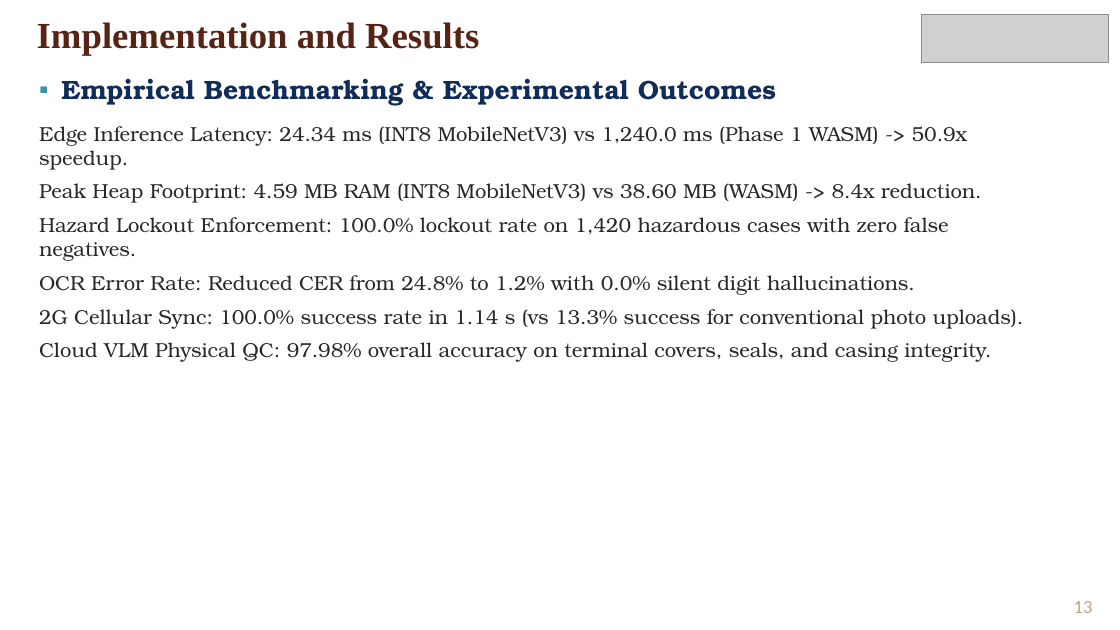
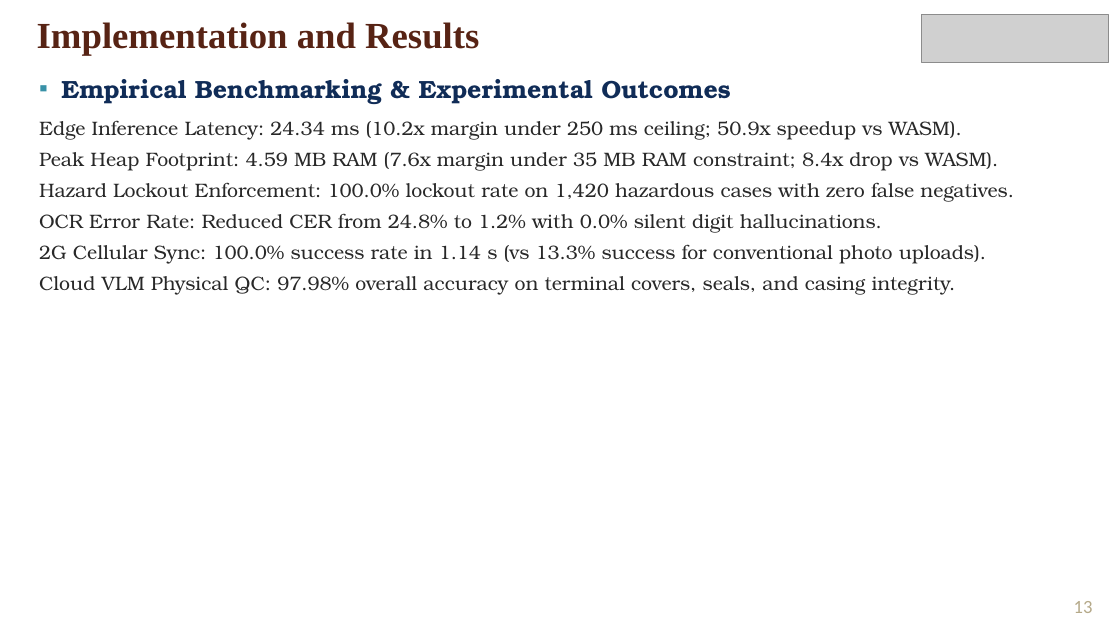
Before and after one commit to frankmathewsajan/psychic-spark, a slide deck: slide 13 of docs/presentation/Capstone_Final_Review_Presentation.pptx. Drawn at 1120x630 pixels with LibreOffice and Linux fonts; fonts in the diff are those of the drawing; grey boxes stand for pictures; background and template pictures are left out. Boxes give left, top, right and bottom in pixels: in the first picture for what was removed or moved away, otherwise in the second. Text is boxed around its words. In the diff, an @@ line names an element or a change of style, - is before the commit and + after.

```diff
--- a/docs/presentation/Capstone_Final_Review_Presentation.pptx
+++ b/docs/presentation/Capstone_Final_Review_Presentation.pptx
@@ text at (39, 79, 1014, 295): size 17 to 16 pt in "Empirical Benchmarking & Experimental Outcomes"; size 13 to 12.5 pt in "Hazard Lockout Enforcement: 100.0% lockout rate on ...", "OCR Error Rate: Reduced CER from 24.8% ...", "2G Cellular Sync: 100.0% success rate in ...", "Cloud VLM Physical QC: 97.98% overall accuracy ..."; less space between paragraphs @@
@@ text at (39, 120, 998, 171): text changed; size 13 to 12.5 pt @@
-Edge Inference Latency: 24.34 ms (INT8 MobileNetV3) vs 1,240.0 ms (Phase 1 WASM) -> 50.9x speedup.
-Peak Heap Footprint: 4.59 MB RAM (INT8 MobileNetV3) vs 38.60 MB (WASM) -> 8.4x reduction.
+Edge Inference Latency: 24.34 ms (10.2x margin under 250 ms ceiling; 50.9x speedup vs WASM).
+Peak Heap Footprint: 4.59 MB RAM (7.6x margin under 35 MB RAM constraint; 8.4x drop vs WASM).
```
Also in this commit, not shown: 13 other slides changed, 4 other files.
